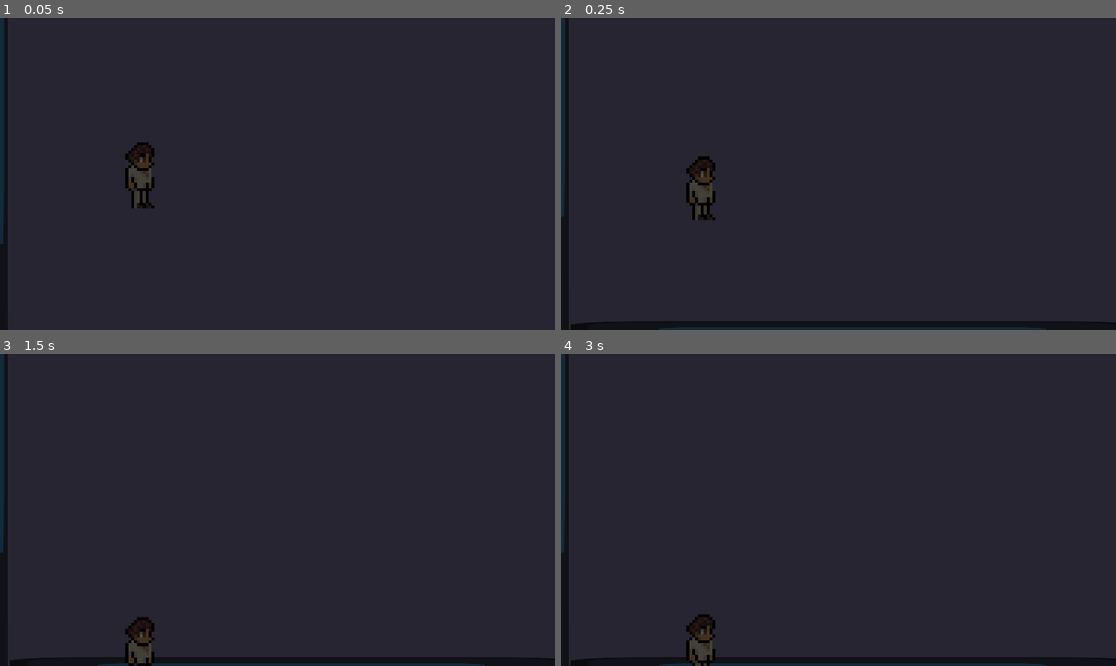
Above: before the commit, frames 1-4 (two rows, left to right).
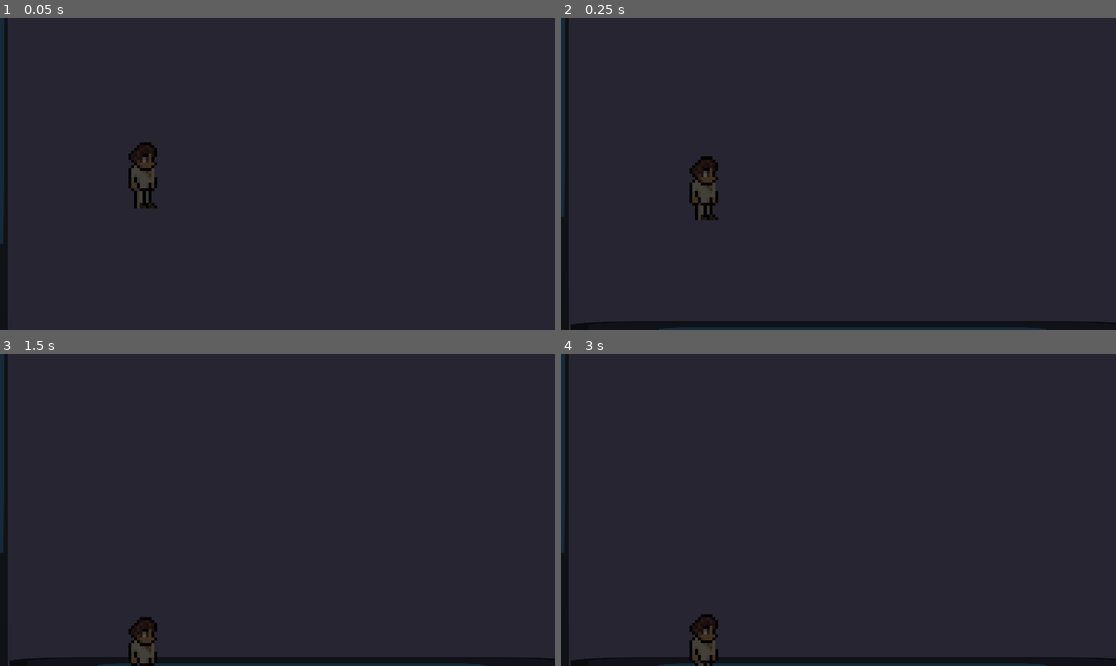
Above: after the commit, the same moments.

Repository: jingxin-anze/light-jump
Game: Godot game, scene res://Test/LevelTest/test_level.tscn
Two runs of this game, one before a commit and one after it. Both use one fixed random seed, a clock stepped at 60 frames per second and the inputs below. This scene is started directly instead of the project's main scene. The engine's default icon, where the game draws it, is replaced by a stand-in: a white triangle on a blue panel in a dark square. Sound files missing from this copy of the repository are replaced by a short silence.
Inputs (mouse positions are in pixels of both pictures, inside the frame that each line leads up to):
- Up to frame 1 (0.05 s): no input
- Up to frame 2 (0.25 s): no input
- Up to frame 3 (1.5 s): move the mouse to (399, 494) at 0.52 s; hold D (move_right) from 0.53 s (still down); tap K (jump) at 0.77 s; tap Enter at 1.25 s; move the mouse to (166, 525) at 1.27 s
- Up to frame 4 (3 s): tap K (jump) at 1.52 s; move the mouse to (894, 441) at 2.02 s; release D (move_right) at 2.03 s; hold A (move_left) 2.03-2.78 s; move the mouse to (810, 572) at 2.77 s; hold D (move_right) from 2.78 s (still down)

The runs differ from the first frame. In frame 1, 0.6% of the frame differs, in the area x 22-29%, y 39-62%; in frame 2, 0.6%; in frame 3, 0.4%; in frame 4, 0.4%.
Error in both runs: Invalid assignment of property or key 'flip_h' with value of type 'bool' on a base object of type 'null instance'. (res://Scenes/Player/player.gd:30)

Commit message:
lgx
new anim sprite

Diff:
--- a/Scenes/Player/player.tscn
+++ b/Scenes/Player/player.tscn
@@ -224,7 +224,7 @@
 
 [node name="Hand" type="AnimatedSprite2D" parent="Body"]
 sprite_frames = SubResource("SpriteFrames_4acv6")
-animation = &"Walk"
+animation = &"Atack"
 autoplay = "default"
 
 [node name="CollisionShape2D" type="CollisionShape2D" parent="."]
Binary file changed: Asset/Anim/player2-Sheet.png
